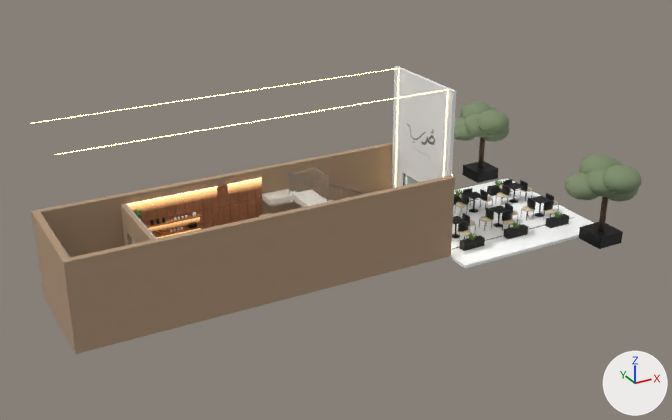
Two versions of the glTF model brand/3d/cafe-3d-ground.glb, one commit apart.
Before and after are seen from a 50 mm lens placed at (-5.3, -26.7, 16.3), pointed at (10.3, 1.6, 2.1). Every picture has the same lights, and +X, +Y and +Z are marked at lower right. The older version comes first. Where no turn or scale is listed for an object, it has been applied to the vertices.

The first picture shows 'canopy.003', 'canopy.005', 'canopy.012', 'column_g2', 'fw_left', 'fw_right', 'fw_top', 'out_floor', 'part', 'part_lintel', 'part_top', 'tree_box', 'wall_back', 'wall_side_b', 'wall_side_t', 'wallbrick' and 76 more.
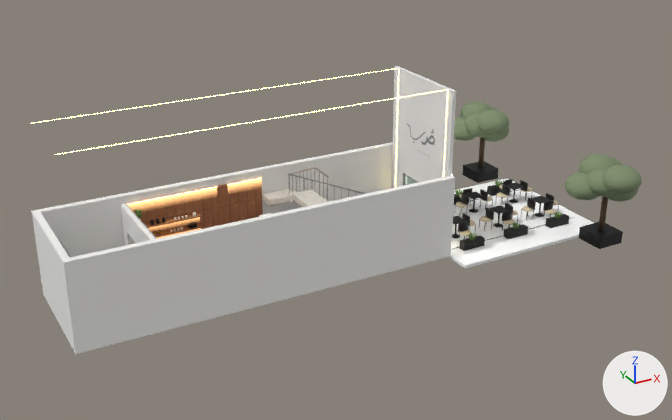
Pixel boxes [x1, y1, x2, y2] of what changed, in the pictures (672 x 420 px):
'wall_side_b', recoloured (beige to white)
    both: [70, 175, 455, 352]
'wall_side_t', recoloured (beige to white)
    both: [39, 142, 393, 257]
'wall_back', recoloured (beige to white)
    both: [31, 209, 83, 354]
'part', recoloured (beige to white)
    both: [132, 218, 155, 243]
'part_lintel', recoloured (beige to white)
    both: [125, 209, 137, 242]
'part_top', recoloured (beige to white)
    both: [121, 204, 132, 245]
'column_g2', recoloured
    both: [259, 213, 270, 217]

The edits, one by one:
Material 'Moist Sand ME10002' (mat_moist_sand_me10002) changes colour from beige #b09478 to white #f4f3f0; in linear values from (0.434, 0.296, 0.188) to (0.905, 0.896, 0.871).
